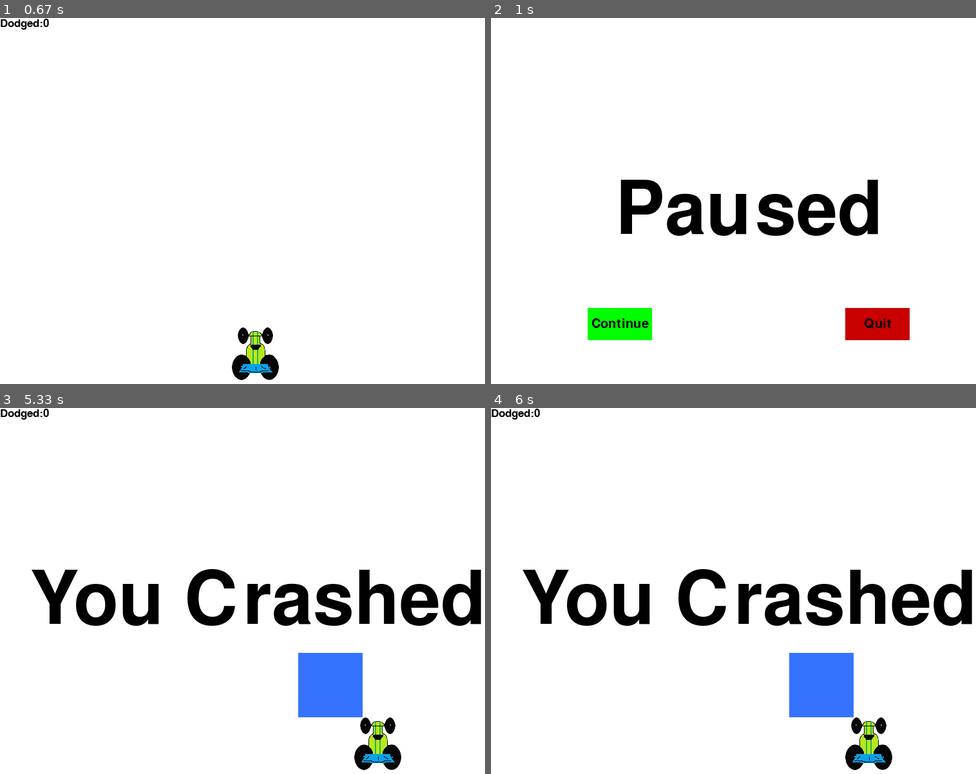
Above: before the commit, frames 1-4 (two rows, left to right).
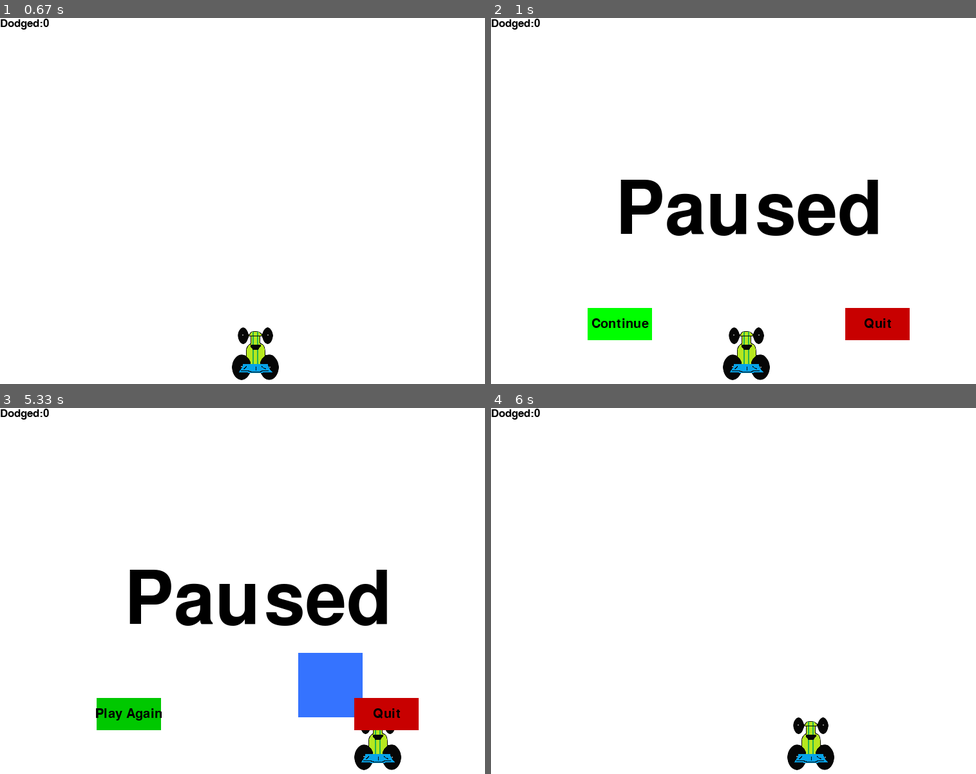
Above: after the commit, the same moments.

Repository: lonkigit/pygameDemo
Game: pygame game, started from study/pygameDemo2.py
Same seed, same stepped clock (60 frames per second), same inputs: the game is played once before the commit and once after it.
Inputs (mouse positions are in pixels of both pictures, inside the frame that each line leads up to):
- Up to frame 1 (0.67 s): click "GO!" at 0.42 s
- Up to frame 2 (1 s): tap P at 0.67 s
- Up to frame 3 (5.33 s): click "Continue" at 1.08 s; hold Right 1.33-1.8 s; hold Right 1.83-2.3 s; hold Left 2.33-2.87 s; hold Left 2.9-3.3 s; hold Right 3.33-3.97 s; hold Left 4-4.47 s; hold Right 4.5-4.97 s; click (121, 459) at 5.05 s
- Up to frame 4 (6 s): click (621, 715) at 5.4 s, where only the run after the commit has a clickable "Play Again"; hold Right from 5.67 s (still down)

Frame 1 is identical in both runs. In frame 2, 1.0% of the frame differs, in the area x 0-58%, y 0-99%; in frame 3, 9.0%; in frame 4, 10%, in the area x 6-100%, y 44-99%.

Commit message:
override cause feature

Diff:
--- a/study/pygameDemo2.py
+++ b/study/pygameDemo2.py
@@ -20,6 +20,7 @@
 car_width = 73
 
 pause = False
+# crash = True
 
 gameDisplay = pygame.display.set_mode((display_width, display_height))
 pygame.display.set_caption('A bit Racey')
@@ -58,7 +59,25 @@
 
 
 def crash():
-    message_display('You Crashed')
+
+    largeText = pygame.font.Font('freesansbold.ttf', 115)
+    TextSurf, TextRect = text_objects("Paused", largeText)
+    TextRect.center = ((display_width / 2), (display_height / 2))
+    gameDisplay.blit(TextSurf, TextRect)
+
+    while True:
+        for event in pygame.event.get():
+            # print(event)
+            if event.type == pygame.QUIT:
+                quitgame()
+
+        # gameDisplay.fill(white)
+        button("Play Again", 150, 450, 100, 50, green, bright_green, game_loop)
+        button("Quit", 550, 450, 100, 50, red, bright_red, quitgame)
+
+        pygame.display.update()
+        clock.tick(15)
+
 
 
 def button(msg, x, y, w, h, ic, ac, action=None):
@@ -86,18 +105,19 @@
 
 
 def paused():
+
+    largeText = pygame.font.Font('freesansbold.ttf', 115)
+    TextSurf, TextRect = text_objects("Paused", largeText)
+    TextRect.center = ((display_width / 2), (display_height / 2))
+    gameDisplay.blit(TextSurf, TextRect)
+
     while pause:
         for event in pygame.event.get():
             # print(event)
             if event.type == pygame.QUIT:
                 quitgame()
 
-        gameDisplay.fill(white)
-        largeText = pygame.font.Font('freesansbold.ttf', 115)
-        TextSurf, TextRect = text_objects("Paused", largeText)
-        TextRect.center = ((display_width / 2), (display_height / 2))
-        gameDisplay.blit(TextSurf, TextRect)
-
+        # gameDisplay.fill(white)
         button("Continue", 150, 450, 100, 50, green, bright_green, unpaused)
         button("Quit", 550, 450, 100, 50, red, bright_red, quitgame)
 
